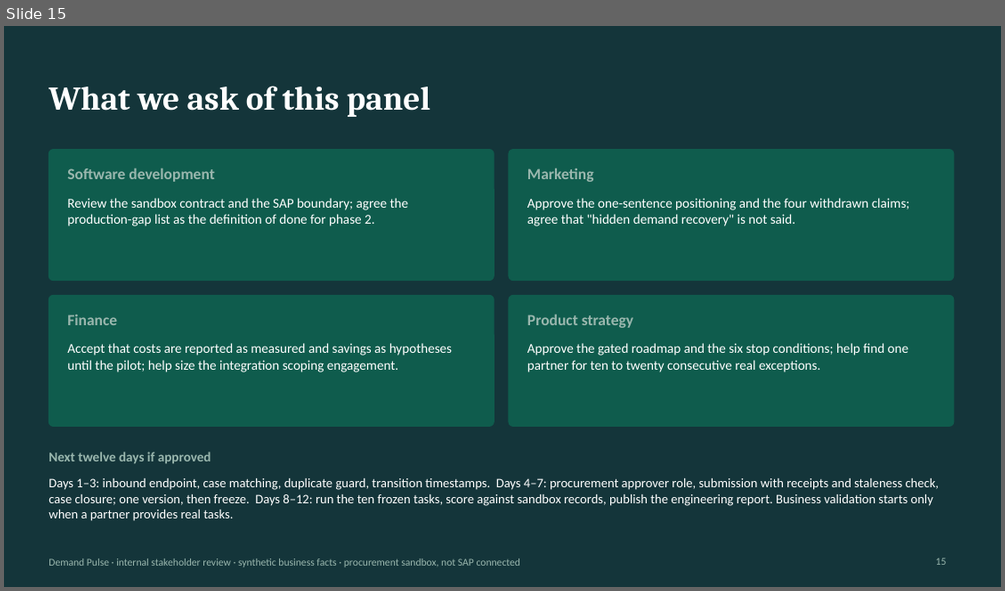
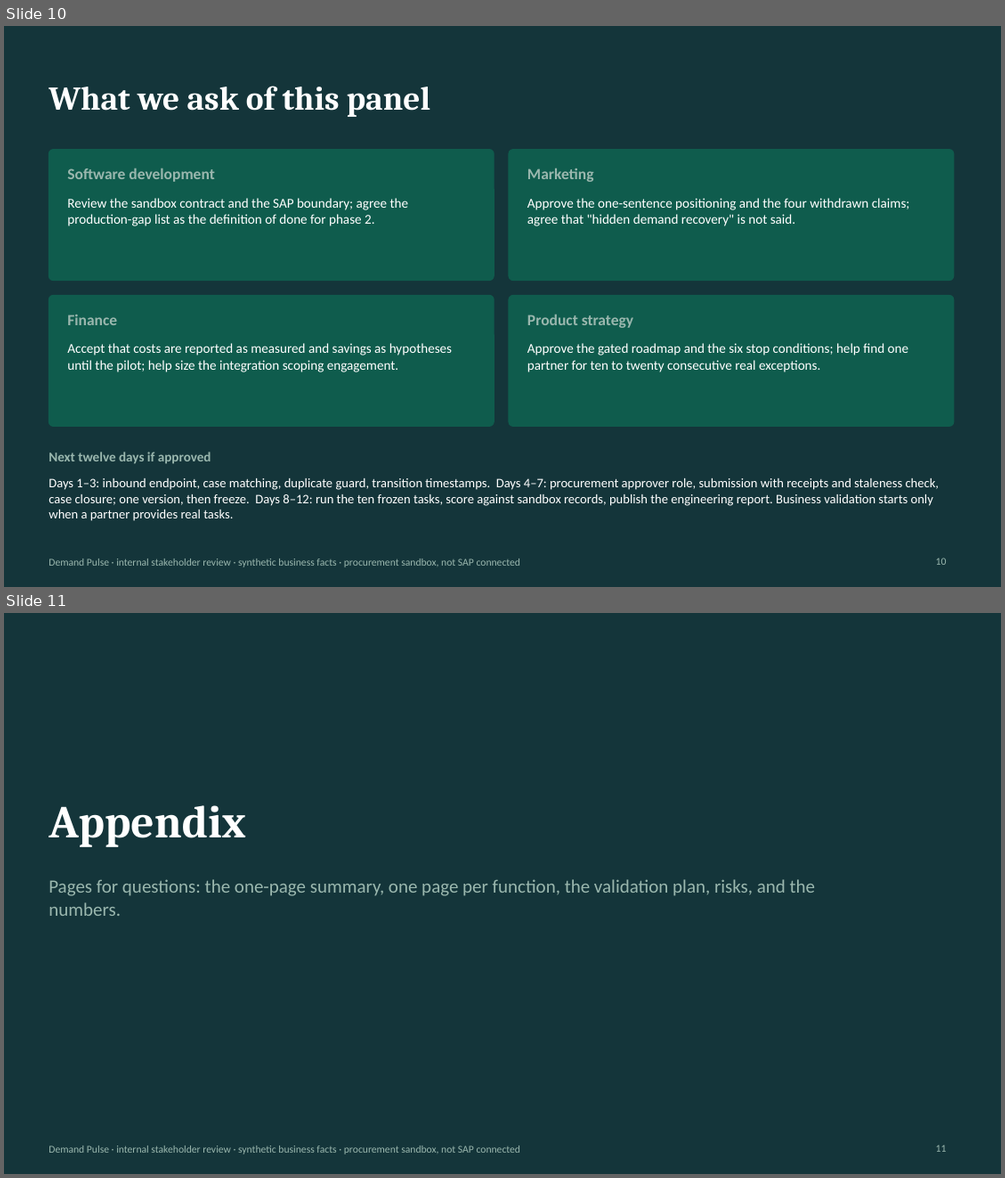
Before and after one commit to logisticPM/sap, a slide deck: presentations/SAP_Demand_Pulse_Business_Case_Deck.pptx. Shown one above the other, each under a label of ours: slide 15 before the commit, slides 10 and 11 after it. The pictures are 1005x591 and 1005x1178 pixels, drawn with LibreOffice and Linux fonts; fonts in the diff are those of the drawing. Boxes give left, top, right and bottom in pixels: in the first picture for what was removed or moved away, otherwise in the second. Text is boxed around its words. In the diff, an @@ line names an element or a change of style, - is before the commit and + after.

```diff
--- a/presentations/SAP_Demand_Pulse_Business_Case_Deck.pptx
+++ b/presentations/SAP_Demand_Pulse_Business_Case_Deck.pptx
@@ slide 11 added at [4,613,1001,1174], background #14353A; not listed: 1 template element that a slide beside it also shows @@
@@ text added at [48,805,245,847], 44 pt, text #FFFFFF, bold @@
+Appendix
@@ text added at [48,879,815,916], 18 pt, text #9AB7AE @@
+Pages for questions: the one-page summary, one page per function, the validation plan, risks, and the numbers.
@@ page number added at [936,1144,947,1151], 10 pt, text #9AB7AE @@
+11
@@ what was slide 15 is now slide 10 @@
@@ page number at [936,557,947,564]: text changed @@
-15
+10
```
Also in this commit, not shown: 4 slides changed, 1 other slide added, 1 slide removed, 2 other files.
